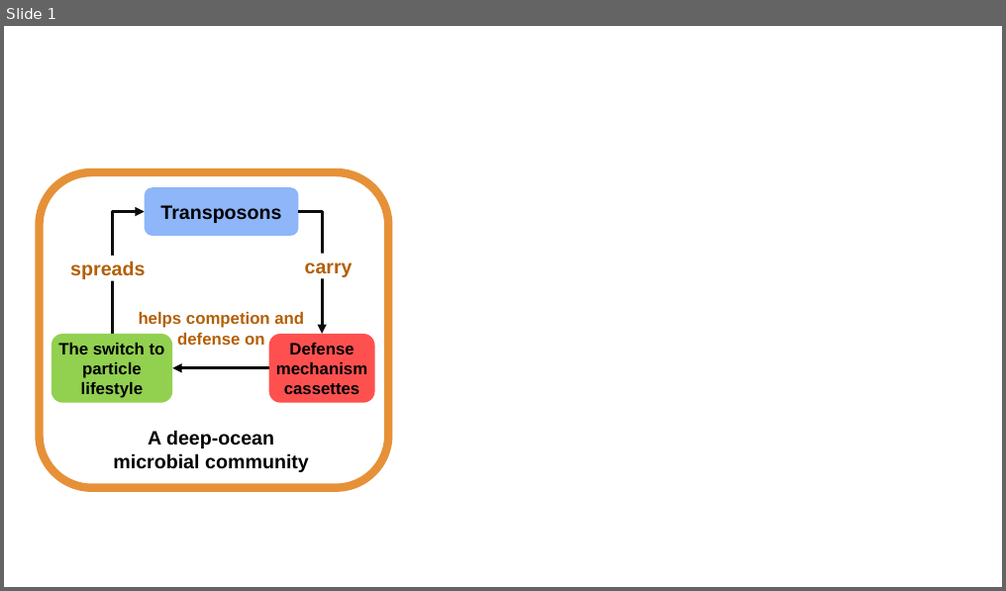
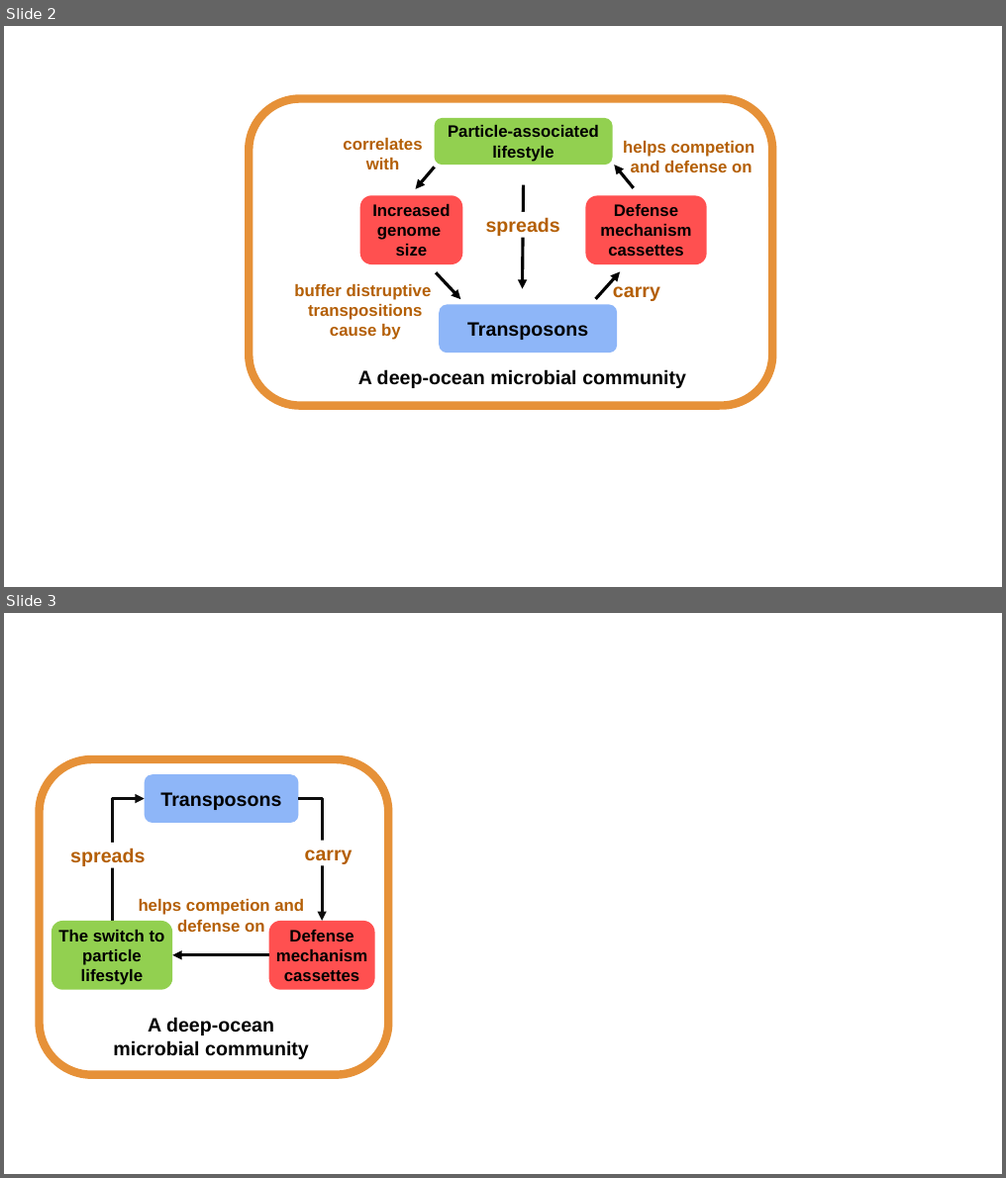
Before and after one commit to carleton-spacehogs/transposase-deep-ocean, a slide deck: Figure Generating/illustration_conclusion.pptx. Shown one above the other, each under a label of ours: slide 1 before the commit, slides 2 and 3 after it. The pictures are 1006x591 and 1006x1178 pixels, drawn with LibreOffice and Linux fonts; fonts in the diff are those of the drawing. Boxes give left, top, right and bottom in pixels: in the first picture for what was removed or moved away, otherwise in the second. Text is boxed around its words. In the diff, an @@ line names an element or a change of style, - is before the commit and + after.

```diff
--- a/Figure Generating/illustration_conclusion.pptx
+++ b/Figure Generating/illustration_conclusion.pptx
@@ slide 2 added at bbox=[4, 26, 1002, 587], background #FFFFFF @@
@@ rounded rectangle added at bbox=[249, 99, 772, 406], outline #E69138 6 pt @@
@@ text added at bbox=[343, 138, 422, 170], 12 pt, text #B45F06, bold @@
+correlates with
@@ rounded rectangle added at bbox=[434, 118, 613, 165], fill #92D050, 12 pt, text #000000, bold @@
+Particle-associated lifestyle
@@ text added at bbox=[623, 141, 755, 173], 12 pt, text #B45F06, bold @@
+helps competion
+and defense on
@@ arrow added from (434, 167) to (415, 189), #000000 2.25 pt @@
@@ arrow added from (634, 188) to (614, 165), #000000 2.25 pt @@
@@ rounded rectangle added at bbox=[360, 195, 463, 265], fill #FF5050, 12 pt, text #000000, bold @@
+Increased genome
+size
@@ arrow added from (523, 184) to (522, 289), #000000 2.25 pt @@
@@ rounded rectangle added at bbox=[586, 195, 707, 265], fill #FF5050, 12 pt, text #000000, bold @@
+Defense
+mechanism
+cassettes
@@ text added at bbox=[486, 217, 560, 236], 14 pt, text #B45F06, bold @@
+spreads
@@ text added at bbox=[294, 284, 432, 340], 12 pt, text #B45F06, bold @@
+buffer distruptive
+transpositions
+cause by
@@ arrow added from (436, 273) to (461, 299), #000000 2.25 pt @@
@@ arrow added from (596, 299) to (620, 273), #000000 2.25 pt @@
@@ text added at bbox=[613, 286, 660, 301], 14 pt, text #B45F06, bold @@
+carry
@@ rounded rectangle added at bbox=[439, 304, 618, 353], fill #8EB6F8, 14 pt, text #000000, bold @@
+Transposons
@@ text added at bbox=[358, 370, 686, 388], 14 pt, text #000000, bold @@
+A deep-ocean microbial community
@@ what was slide 1 is now slide 3 @@
```
Also in this commit, not shown: 1 other slide added, 36 other files.
